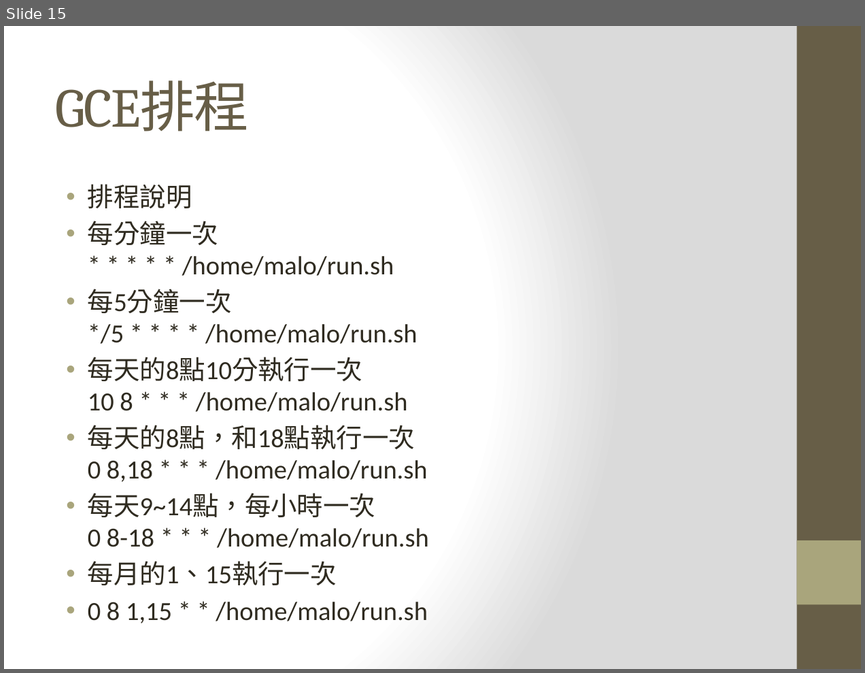
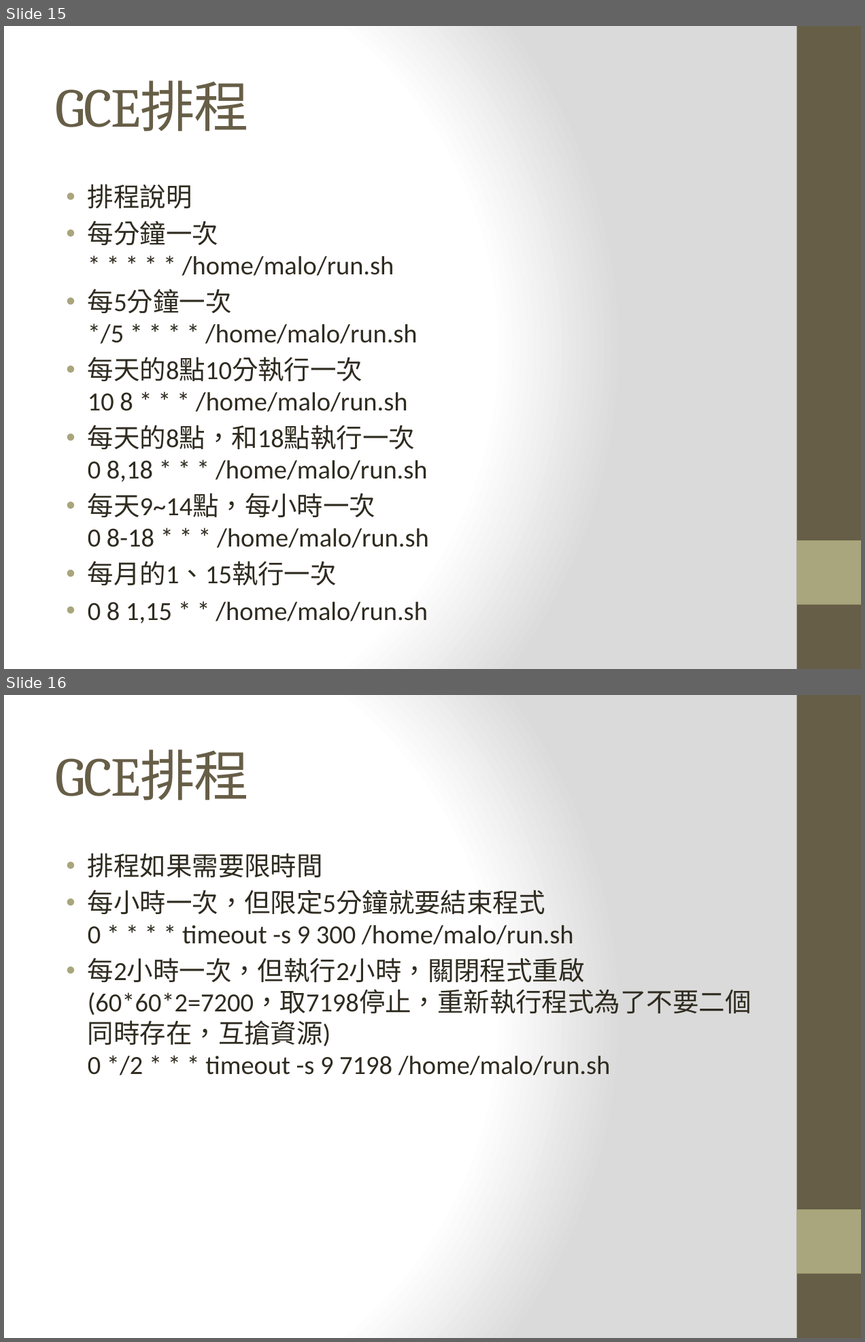
Before and after one commit to maloyang/KH20200704_Python_Basic_and_ML, a slide deck: Day3/Day3-3.pptx. Shown one above the other, each under a label of ours: slide 15 before the commit, slides 15 and 16 after it. The pictures are 865x673 and 865x1342 pixels, drawn with LibreOffice and Linux fonts; fonts in the diff are those of the drawing. Boxes give left, top, right and bottom in pixels: in the first picture for what was removed or moved away, otherwise in the second. Text is boxed around its words. In the diff, an @@ line names an element or a change of style, - is before the commit and + after.

```diff
--- a/Day3/Day3-3.pptx
+++ b/Day3/Day3-3.pptx
@@ slide 16 added at box(4, 695, 861, 1338), background gradient #FFFFFF to #DADADA; not listed: 2 template elements that a slide beside it also shows @@
@@ title added at box(56, 749, 249, 800), 46 pt, text #675E47 @@
+GCE排程
@@ text added at box(88, 853, 751, 1075), 22 pt, text #2F2B20 @@
+• 排程如果需要限時間
+• 每小時一次，但限定5分鐘就要結束程式
+  0 * * * * timeout -s 9 300 /home/malo/run.sh
+• 每2小時一次，但執行2小時，關閉程式重啟(60*60*2=7200，取7198停止，重新執行程式為了不要二個同時存在，互搶資源)
+  0 */2 * * * timeout -s 9 7198 /home/malo/run.sh
```
Also in this commit, not shown: 1 slide changed.
